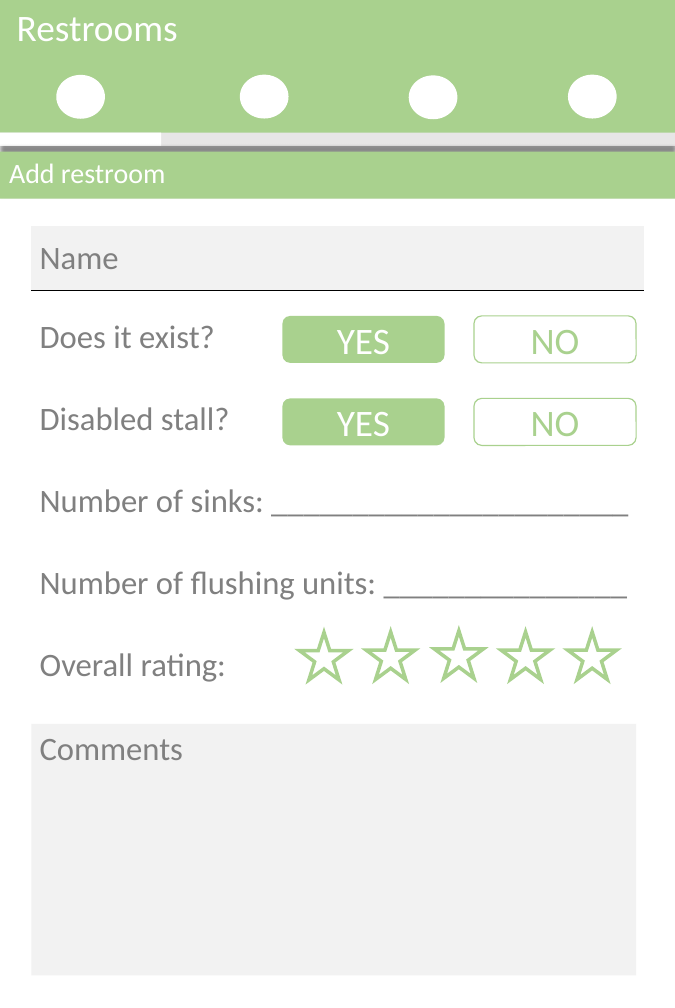
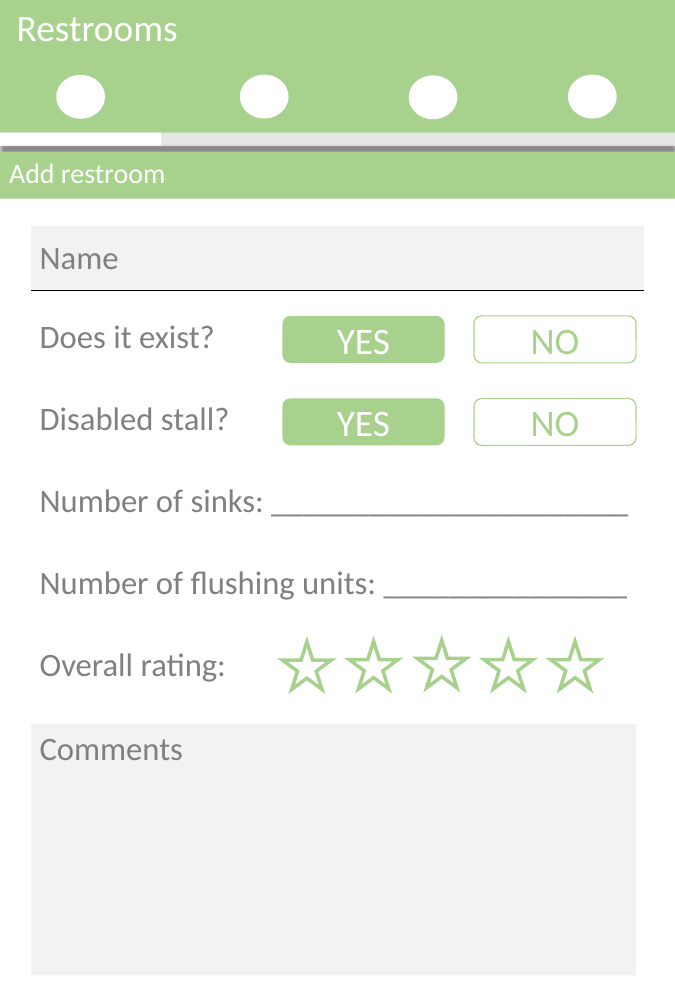
Before and after one commit to mmzhao/bursting, a slide deck: slide 3 of Calhacks15.pptx. Drawn at 675x1008 pixels with LibreOffice and Linux fonts; fonts in the diff are those of the drawing. Boxes give left, top, right and bottom in pixels: in the first picture for what was removed or moved away, otherwise in the second. Text is boxed around its words. In the diff, an @@ line names an element or a change of style, - is before the commit and + after.

Commit message:
updated new RR again

```diff
--- a/Calhacks15.pptx
+++ b/Calhacks15.pptx
@@ star: place and size @@
-star at [300, 632, 348, 680]
+star at [282, 641, 331, 689]
@@ 4 stars: place and size @@
-4 stars at [366, 631, 616, 679]
+4 stars at [349, 640, 599, 689]
```
